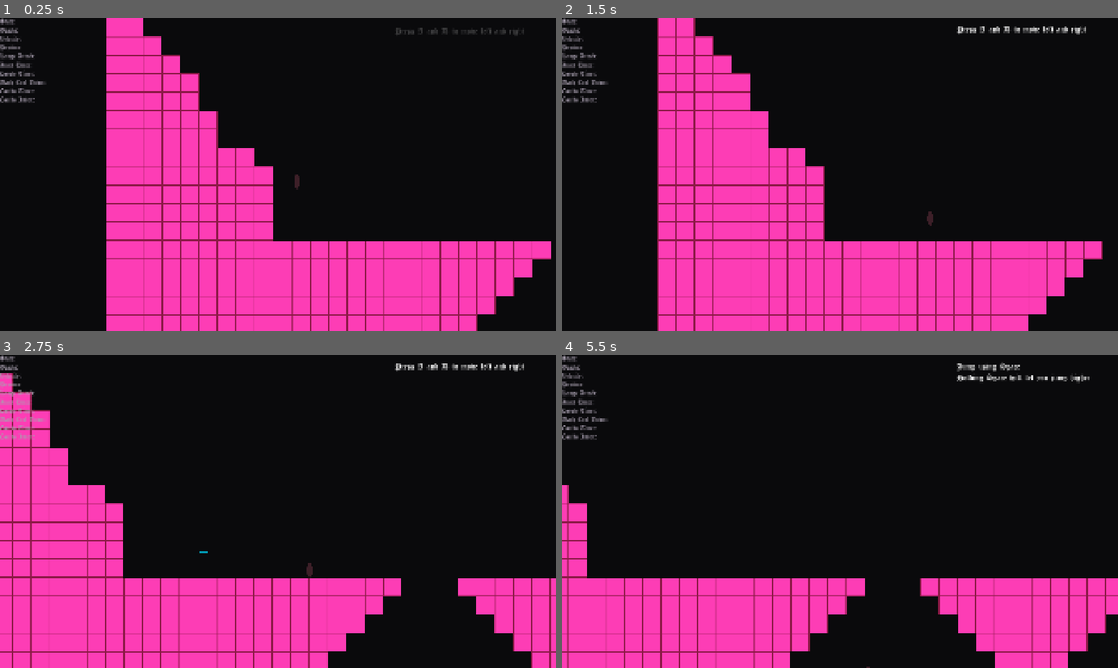
Above: before the commit, frames 1-4 (two rows, left to right).
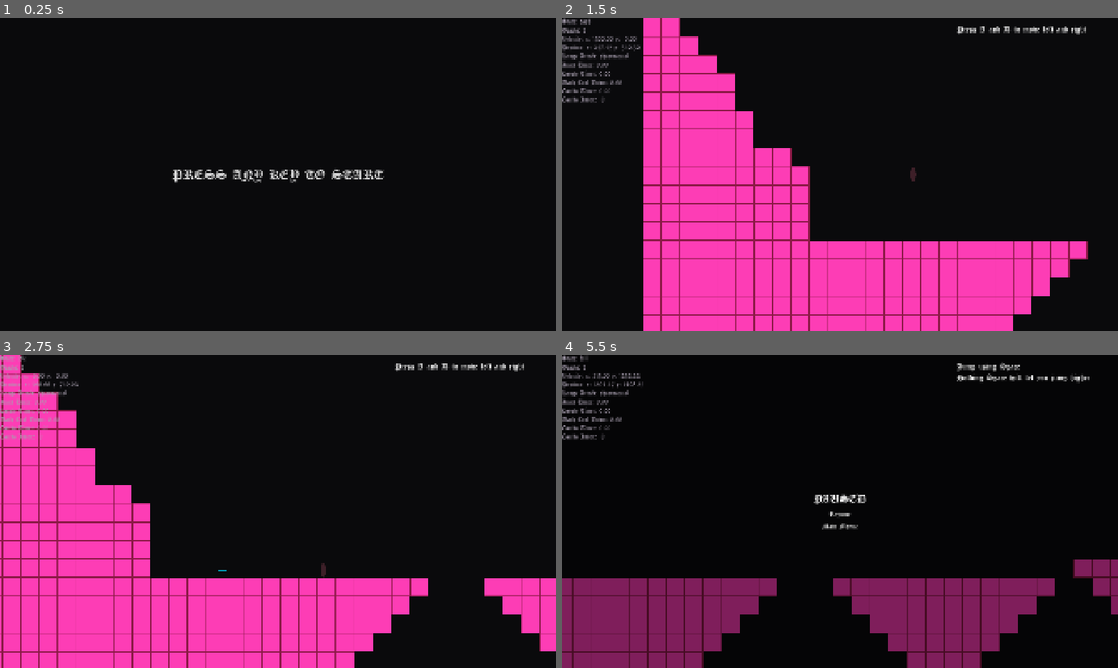
Above: after the commit, the same moments.

Repository: SinaMajdieh/boss-room
Game: Godot game, scene res://scenes/game_root.tscn
Same seed, same stepped clock (60 frames per second), same inputs: the game is played once before the commit and once after it. Before the commit the project starts from res://scenes/levels/tutorial.tscn.
Inputs (mouse positions are in pixels of both pictures, inside the frame that each line leads up to):
- Up to frame 1 (0.25 s): no input
- Up to frame 2 (1.5 s): tap A (move_left) at 0.5, 1.25 s; move the mouse to (962, 158) at 0.52 s; hold D (move_right) from 0.53 s (still down); click (962, 158) at 0.6 s; tap Space (jump) at 0.77, 1.07 s; tap Shift (dash) at 0.8, 1.35 s; move the mouse to (728, 190) at 1.27 s
- Up to frame 3 (2.75 s): tap Space (jump) at 1.52, 1.82 s; tap Ctrl (lock) at 1.55 s; tap A (move_left) at 2 s; move the mouse to (333, 442) at 2.02 s; release D (move_right) at 2.03 s; hold A (move_left) from 2.03 s (still down); hold Ctrl (lock) from 2.03 s (still down); tap Right (shoot) at 2.3 s
- Up to frame 4 (5.5 s): move the mouse to (812, 574) at 2.77 s; release A (move_left) at 2.78 s; release Ctrl (lock) at 2.78 s; hold D (move_right) 2.78-4.28 s; tap Right (shoot) at 2.85 s; tap Space (jump) at 3.02, 3.05, 3.32, 4.52, 4.82 s; tap A (move_left) at 3.5 s; move the mouse to (1006, 558) at 3.52 s; hold Space (jump) 3.53-4.28 s; click (1006, 558) at 3.8 s; tap Escape (pause, bound only after the commit) at 4.15 s; move the mouse to (673, 464) at 4.27 s; hold A (move_left) 4.28-5.03 s; right-click (673, 464) at 4.35 s; tap Shift (dash) at 4.55 s; move the mouse to (867, 511) at 5.02 s; hold D (move_right) from 5.03 s (still down); hold Ctrl (lock) from 5.03 s (still down); click (867, 511) at 5.1 s

The runs differ from the first frame. In frame 1, 37% of the frame differs, in the area x 0-100%, y 0-100%; in frame 2, 10%; in frame 3, 10%; in frame 4, 27%.

Commit message:
game input added to separate ui input from player input and game root integration

Diff:
--- a/project.godot
+++ b/project.godot
@@ -15,7 +15,7 @@
 [application]
 
 config/name="BossLevel"
-run/main_scene="uid://csp8h5et47o8t"
+run/main_scene="uid://c7ckbmjdylh0p"
 config/features=PackedStringArray("4.6", "Forward Plus")
 
 [display]
@@ -105,6 +105,11 @@
 , Object(InputEventJoypadButton,"resource_local_to_scene":false,"resource_name":"","device":-1,"button_index":9,"pressure":0.0,"pressed":true,"script":null)
 ]
 }
+pause={
+"deadzone": 0.2,
+"events": [Object(InputEventKey,"resource_local_to_scene":false,"resource_name":"","device":-1,"window_id":0,"alt_pressed":false,"shift_pressed":false,"ctrl_pressed":false,"meta_pressed":false,"pressed":false,"keycode":0,"physical_keycode":4194305,"key_label":0,"unicode":0,"location":0,"echo":false,"script":null)
+]
+}
 
 [layer_names]
 
--- a/scenes/boss_test.tscn
+++ b/scenes/boss_test.tscn
@@ -1,9 +1,9 @@
 [gd_scene format=3 uid="uid://svnqmtdjey5a"]
 
 [ext_resource type="PackedScene" uid="uid://kybtfskr8btj" path="res://scenes/boss.tscn" id="1_1g87t"]
-[ext_resource type="Script" uid="uid://da37u6qibow2s" path="res://scripts/ui/boss_debug_menu/tranform_label.gd" id="2_bgc3o"]
-[ext_resource type="Script" uid="uid://vohrrg236b6r" path="res://scripts/ui/boss_debug_menu/rotation_label.gd" id="3_kgeu2"]
-[ext_resource type="Script" uid="uid://d1gd24lrljqe7" path="res://scripts/ui/boss_debug_menu/state_label.gd" id="4_tdmd3"]
+[ext_resource type="Script" uid="uid://da37u6qibow2s" path="res://scripts/ui/screens/boss_debug_screen/tranform_label.gd" id="2_bgc3o"]
+[ext_resource type="Script" uid="uid://vohrrg236b6r" path="res://scripts/ui/screens/boss_debug_screen/rotation_label.gd" id="3_kgeu2"]
+[ext_resource type="Script" uid="uid://d1gd24lrljqe7" path="res://scripts/ui/screens/boss_debug_screen/state_label.gd" id="4_tdmd3"]
 [ext_resource type="PackedScene" uid="uid://e5nefeqvv66d" path="res://scenes/player.tscn" id="5_tdmd3"]
 
 [sub_resource type="WorldBoundaryShape2D" id="WorldBoundaryShape2D_bgc3o"]
--- /dev/null
+++ b/scenes/game_root.tscn
@@ -0,0 +1,24 @@
+[gd_scene format=3 uid="uid://c7ckbmjdylh0p"]
+
+[ext_resource type="PackedScene" uid="uid://cunr23ue1b60d" path="res://scenes/ui/ui_layer.tscn" id="1_78s5d"]
+[ext_resource type="Script" uid="uid://yyicrw334w76" path="res://scripts/game_root.gd" id="1_ni5ms"]
+[ext_resource type="PackedScene" uid="uid://csp8h5et47o8t" path="res://scenes/levels/tutorial.tscn" id="2_uebra"]
+
+[node name="GameRoot" type="Node" unique_id=307200108 node_paths=PackedStringArray("level_root", "screen_manager")]
+process_mode = 3
+script = ExtResource("1_ni5ms")
+level_root = NodePath("LevelRoot")
+screen_manager = NodePath("Control/ScreenManager")
+tutorial_level = ExtResource("2_uebra")
+
+[node name="LevelRoot" type="Node" parent="." unique_id=1599446802]
+
+[node name="Control" parent="." unique_id=38670458 instance=ExtResource("1_78s5d")]
+
+[node name="ScreenManager" parent="Control" index="0" unique_id=702543298 node_paths=PackedStringArray("screens")]
+screens = {
+1: NodePath("StartScreen"),
+2: NodePath("PauseScreen")
+}
+
+[editable path="Control"]
--- a/scenes/levels/level.tscn
+++ b/scenes/levels/level.tscn
@@ -1,8 +1,8 @@
 [gd_scene format=3 uid="uid://bju6odsd6u31m"]
 
 [ext_resource type="PackedScene" uid="uid://e5nefeqvv66d" path="res://scenes/player.tscn" id="1_u52ul"]
-[ext_resource type="PackedScene" uid="uid://e0yemhp07eov" path="res://scenes/ui/player_debug_menu.tscn" id="2_k5f4k"]
-[ext_resource type="PackedScene" uid="uid://kybtfskr8btj" path="res://scenes/Boss.tscn" id="3_w8frs"]
+[ext_resource type="PackedScene" uid="uid://e0yemhp07eov" path="res://scenes/ui/screens/player_debug_menu.tscn" id="2_k5f4k"]
+[ext_resource type="PackedScene" uid="uid://kybtfskr8btj" path="res://scenes/boss.tscn" id="3_w8frs"]
 [ext_resource type="Script" uid="uid://8am05irgtlwv" path="res://resources/camera/smoothing.gd" id="4_d4w6o"]
 [ext_resource type="Script" uid="uid://dgisv6munbcap" path="res://scripts/camera.gd" id="4_xb4v1"]
 [ext_resource type="Script" uid="uid://c1c1mc4pkt2rm" path="res://resources/camera/look_ahead.gd" id="5_mbbpy"]
--- a/scenes/levels/tutorial.tscn
+++ b/scenes/levels/tutorial.tscn
@@ -4,8 +4,8 @@
 [ext_resource type="PackedScene" uid="uid://e5nefeqvv66d" path="res://scenes/player.tscn" id="2_1r3rq"]
 [ext_resource type="Script" uid="uid://dgisv6munbcap" path="res://scripts/camera.gd" id="3_1r3rq"]
 [ext_resource type="PackedScene" uid="uid://8oiwdwkr0l0n" path="res://scenes/dead_zone.tscn" id="4_u4f7j"]
-[ext_resource type="PackedScene" uid="uid://e0yemhp07eov" path="res://scenes/ui/player_debug_menu.tscn" id="5_1wklo"]
-[ext_resource type="PackedScene" uid="uid://ij2thayasijt" path="res://scenes/tutorial_hint.tscn" id="7_4a02d"]
+[ext_resource type="PackedScene" uid="uid://e0yemhp07eov" path="res://scenes/ui/screens/player_debug_menu.tscn" id="5_1wklo"]
+[ext_resource type="PackedScene" uid="uid://ij2thayasijt" path="res://scenes/ui/tutorial_hint.tscn" id="7_4a02d"]
 [ext_resource type="Script" uid="uid://dxodqm7wjc7f2" path="res://scripts/tutorial/tutorial_area.gd" id="7_g7bfq"]
 [ext_resource type="Script" uid="uid://bj7vi8g85jnri" path="res://resources/hint_resource.gd" id="8_4a02d"]
 [ext_resource type="Script" uid="uid://boqh06f7nhsxg" path="res://scripts/tutorial/tutorial_controller.gd" id="9_g7bfq"]
@@ -88,6 +88,7 @@
 [node name="CanvasLayer" type="CanvasLayer" parent="." unique_id=1770364352]
 
 [node name="PlayerDebugMenu" parent="CanvasLayer" unique_id=1921750732 instance=ExtResource("5_1wklo")]
+visible = false
 offset_top = -1.0
 offset_bottom = -1.0
 
--- a/scenes/tutorial_hint.tscn
+++ /dev/null
@@ -1,34 +0,0 @@
-[gd_scene format=3 uid="uid://ij2thayasijt"]
-
-[ext_resource type="Script" uid="uid://cbcepfhsyf5lw" path="res://scripts/ui/tutorial/hint.gd" id="1_ryic1"]
-
-[sub_resource type="StyleBoxEmpty" id="StyleBoxEmpty_ryic1"]
-
-[node name="Control" type="Panel" unique_id=859014493 node_paths=PackedStringArray("label")]
-anchors_preset = 15
-anchor_right = 1.0
-anchor_bottom = 1.0
-grow_horizontal = 2
-grow_vertical = 2
-theme_override_styles/panel = SubResource("StyleBoxEmpty_ryic1")
-script = ExtResource("1_ryic1")
-label = NodePath("MarginContainer/Label")
-
-[node name="MarginContainer" type="MarginContainer" parent="." unique_id=1254571863]
-layout_mode = 1
-anchors_preset = 15
-anchor_right = 1.0
-anchor_bottom = 1.0
-grow_horizontal = 2
-grow_vertical = 2
-theme_override_constants/margin_left = 20
-theme_override_constants/margin_top = 20
-theme_override_constants/margin_right = 20
-theme_override_constants/margin_bottom = 20
-
-[node name="Label" type="Label" parent="MarginContainer" unique_id=1523596234]
-layout_mode = 2
-size_flags_vertical = 1
-theme_override_font_sizes/font_size = 30
-autowrap_mode = 2
-clip_text = true
--- /dev/null
+++ b/scripts/game_input.gd
@@ -0,0 +1,18 @@
+class_name GameInput
+
+enum InputMode {
+    NONE,
+    PLAYER,
+    UI
+}
+
+static var mode: InputMode = InputMode.NONE
+
+static func enable_player_input() -> void:
+    mode = InputMode.PLAYER
+
+static func enable_ui_input() -> void:
+    mode = InputMode.UI
+
+static func disable_input() -> void:
+    mode = InputMode.NONE
--- /dev/null
+++ b/scripts/game_root.gd
@@ -0,0 +1,61 @@
+extends Node
+class_name GameRoot
+
+@export var level_root: Node
+@export var screen_manager: ScreenManager
+
+@export var tutorial_level: PackedScene
+
+var Screen = screen_manager.Screen
+
+
+func _ready() -> void:
+    screen_manager.start_game_requested.connect(_on_start_game)
+    screen_manager.resume_requested.connect(_on_resume)
+    screen_manager.main_menu_requested.connect(_on_main_menu)
+    screen_manager.show_start()
+
+
+func _on_start_game() -> void:
+    load_level(tutorial_level)
+
+
+func _on_pause() -> void:
+    get_tree().paused = true
+    screen_manager.show(Screen.PAUSE)
+
+
+func _on_resume() -> void:
+    get_tree().paused = false
+    screen_manager.hide_all()
+
+
+func _on_main_menu() -> void:
+    get_tree().paused = false
+    unload_level()
+    screen_manager.show_start()
+
+
+func load_level(scene: PackedScene) -> void:
+    if not level_root:
+        push_error("%s: No level root found" % name)
+
+    unload_level()
+
+    var level: Node = scene.instantiate()
+    level_root.add_child(level)
+
+    screen_manager.hide_all()
+
+
+func unload_level() -> void:
+    for child: Node in level_root.get_children():
+        child.queue_free()
+
+
+func _unhandled_input(event: InputEvent) -> void:
+    if event.is_action_pressed("pause"):
+        if screen_manager.is_current_screen(Screen.PAUSE):
+            _on_resume()
+        else:
+            _on_pause()
--- a/scripts/player_input.gd
+++ b/scripts/player_input.gd
@@ -1,27 +1,39 @@
 ## Handles all player input actions for movement, combat, and abilities.
 class_name PlayerInput
 
+static func input_enabled() -> bool:
+    return GameInput.mode == GameInput.InputMode.PLAYER
+
+
 ## Returns true if the jump action was pressed this frame.
 static func just_jumped() -> bool:
+    if not input_enabled():
+        return false
     return Input.is_action_just_pressed("jump")
 
 ## Returns true while the jump action is held down.
 static func is_jumping() -> bool:
+    if not input_enabled():
+        return false
     return Input.is_action_pressed("jump")
 
 ## Returns true if the dash action was pressed this frame.
 static func just_dashed() -> bool:
+    if not input_enabled():
+        return false
     return Input.is_action_just_pressed("dash")
 
 ## Returns horizontal movement axis (-1.0, 0.0, or 1.0), or 0.0 if input is locked.
 static func get_direction() -> float:
-    if is_locked():
+    if is_locked() or not input_enabled():
         return 0.0
     return Input.get_axis("move_left", "move_right")
 
 ## Returns the look direction as a normalized Vector2.
 ## Snaps to 8 cardinal/diagonal directions if [param enable_8_way_snapping] is true.
 static func get_looking_direction(default: Vector2 = Vector2.RIGHT, enable_8_way_snapping: bool = true) -> Vector2:
+    if not input_enabled():
+        return default
     var vector: Vector2 = Input.get_vector("move_left", "move_right", "move_up", "move_down")
     if enable_8_way_snapping:
         return snap_to_8_way(vector, default)
@@ -29,22 +41,32 @@
 
 ## Returns true if the attack action was pressed this frame.
 static func just_attacked() -> bool:
+    if not input_enabled():
+        return false
     return Input.is_action_just_pressed("attack")
 
 ## Returns true if the shoot action was pressed this frame.
 static func just_shot() -> bool:
+    if not input_enabled():
+        return false
     return Input.is_action_just_pressed("shoot")
 
 ## Returns true while the shoot action is held down.
 static func is_shooting() -> bool:
+    if not input_enabled():
+        return false
     return Input.is_action_pressed("shoot")
 
 ## Returns true when the shoot action is released.
 static func shot_released() -> bool:
+    if not input_enabled():
+        return false
     return Input.is_action_just_released("shoot")
 
 ## Returns true while the lock-on action is held down.
 static func is_locked() -> bool:
+    if not input_enabled():
+        return false
     return Input.is_action_pressed("lock")
 
 ## Snaps a direction vector to the nearest of 8 directions (N, NE, E, SE, S, SW, W, NW).
Not shown, added: scripts/game_input.gd.uid
Not shown, added: scripts/game_root.gd.uid
